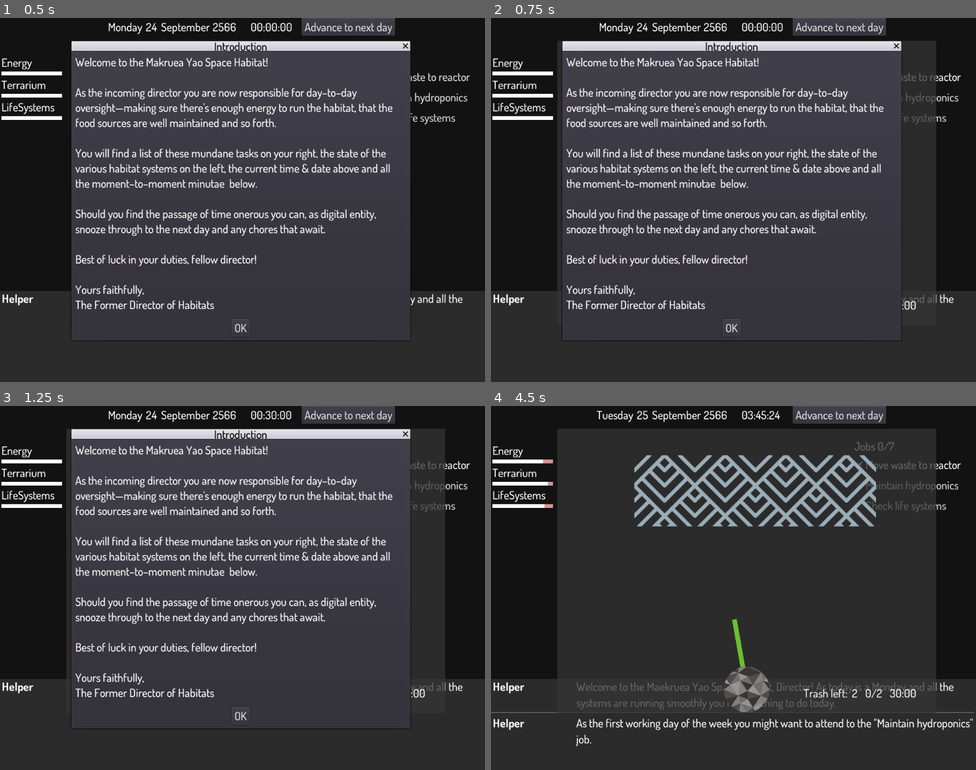
Above: before the commit, frames 1-4 (two rows, left to right).
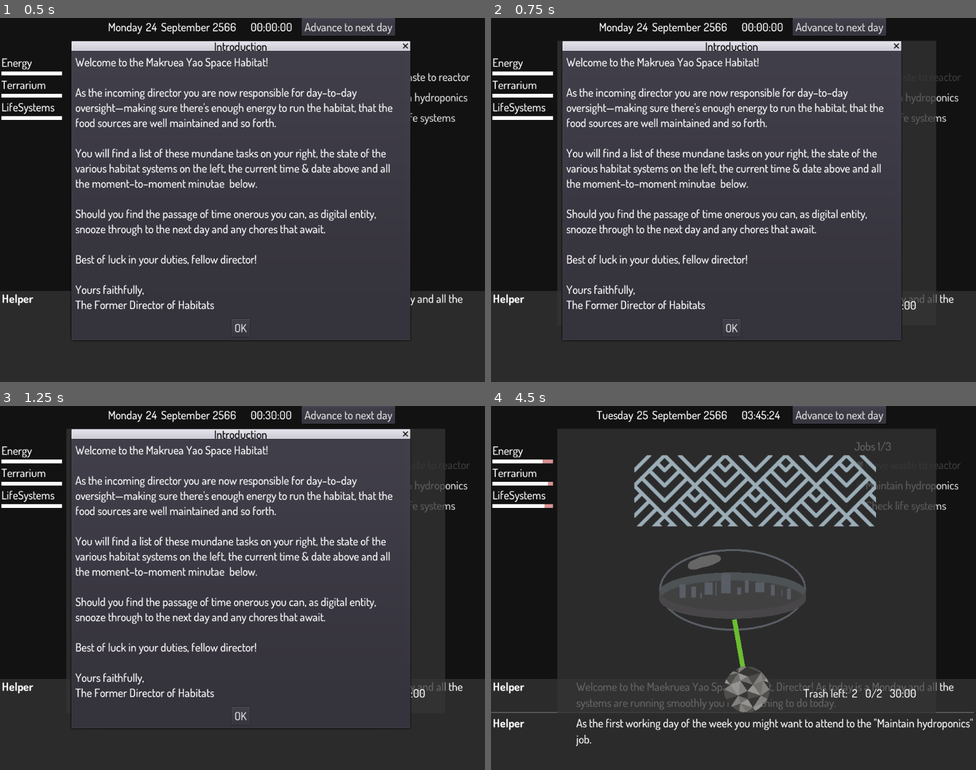
Above: after the commit, the same moments.

Repository: broquaint/eggjam20
Game: Godot game, scene res://Root.tscn
The game is run twice, just before and just after one commit, with the same random seed, the same clock (stepped at 60 frames per second) and the same inputs.
Inputs:
- Up to frame 1 (0.5 s): no input
- Up to frame 2 (0.75 s): click "Move waste to reactor" at 0.5 s
- Up to frame 3 (1.25 s): no input
- Up to frame 4 (4.5 s): click "Maintain hydroponics" at 1.25 s; click "Check life systems" at 2 s; click "Advance to next day" at 2.75 s; click "Advance to next day" at 3.5 s; click "OK" at 4.25 s

Frame 1 is identical in both runs. In frame 2, less than 0.1% of the frame differs, in the area x 84-97%, y 15-18%; in frame 3, less than 0.1%; in frame 4, 2.4%, in the area x 10-97%, y 9-62%.

Commit message:
Add job cooldown
And have that reflect in the jobs status.

Diff:
--- a/Root.tscn
+++ b/Root.tscn
@@ -8,16 +8,13 @@
 [ext_resource path="res://scenes/MeasureStatus.tscn" type="PackedScene" id=6]
 [ext_resource path="res://scenes/MessageEntry.tscn" type="PackedScene" id=7]
 [ext_resource path="res://scripts/MessageManager.gd" type="Script" id=8]
+[ext_resource path="res://scripts/JobsStatus.gd" type="Script" id=9]
 
 [sub_resource type="StyleBoxFlat" id=1]
 bg_color = Color( 0.317647, 0.317647, 0.317647, 0.392157 )
 
 [node name="Root" type="Node2D"]
 script = ExtResource( 3 )
-
-[node name="Sprite" type="Sprite" parent="."]
-position = Vector2( 505, 361 )
-texture = ExtResource( 2 )
 
 [node name="UI" type="Control" parent="."]
 margin_right = 1024.0
@@ -119,11 +116,12 @@
 margin_top = 69.0
 margin_right = 1023.0
 margin_bottom = 581.0
+script = ExtResource( 9 )
 
 [node name="Status" type="Label" parent="UI/JobList"]
 margin_right = 256.0
 margin_bottom = 31.0
-text = "Jobs 0/7"
+text = "Jobs 0/3"
 
 [node name="Jobs" type="VBoxContainer" parent="UI/JobList"]
 margin_top = 35.0
@@ -231,4 +229,8 @@
 Yours faithfully,
 The Former Director of Habitats"
 
+[node name="Sprite" type="Sprite" parent="."]
+position = Vector2( 505, 361 )
+texture = ExtResource( 2 )
+
 [node name="PassageOfTime" type="Timer" parent="."]
--- a/scripts/Game.gd
+++ b/scripts/Game.gd
@@ -27,11 +27,15 @@
 
 	for stub in $UI/JobList/Jobs.get_children():
 		$UI/JobList/Jobs.remove_child(stub)
+
 	for job in Habitat.jobs:
 		var jb = JobButton.new()
 		jb.job = job
 		jb.text = job.description
 		jb.connect('job_started', Habitat, 'job_begun')
+		jb.connect('job_started', $UI/JobList, 'job_start')
+		jb.connect('job_ready',   $UI/JobList, 'job_end')
+		connect('clock_tick', jb, 'cooldown_tick')
 		$UI/JobList/Jobs.add_child(jb)
 
 	if not Habitat.settings.seen_intro:
@@ -56,7 +60,7 @@
 	clock_time += clock_step
 	if clock_time >= (60*60*24):
 		roll_over_clock()
-	emit_signal("clock_tick", clock_time, 1)
+	emit_signal("clock_tick", clock_time, clock_step)
 	$PassageOfTime.start()
 
 func advance_day():
@@ -88,6 +92,7 @@
 	yield(fade, 'finished')
 
 	emit_signal("job_finished", res)
+
 	clock_step = 1
 
 var day_help_messages = [
--- a/scripts/Habitat.gd
+++ b/scripts/Habitat.gd
@@ -88,7 +88,8 @@
 	critters    = clamp(critters    + 1, 1, 18)
 
 func job_begun(job):
-	job.change_effect.call_func()
+	yield(job.change_effect.call_func(), "completed")
+
 	emit_signal("measures_updated")
 
 func _job_feed_reactor():
--- a/scripts/JobButton.gd
+++ b/scripts/JobButton.gd
@@ -3,12 +3,26 @@
 extends CheckBox
 
 signal job_started(job)
+signal job_ready(job)
 
 var job : Habitat.Job
+var cooldown_left = 0
 
 func _ready():
 	connect('pressed', self, 'job_started')
 
 func job_started():
 	release_focus()
+	self.disabled = true
+	# Maybe want this to happen after the game finishes?
+	cooldown_left = job.cooldown
 	emit_signal('job_started', job)
+
+func cooldown_tick(_time, step):
+	if cooldown_left > 0:
+		cooldown_left -= step
+		if cooldown_left <= 0:
+			cooldown_left = 0
+			self.disabled = false
+			self.pressed = false
+			emit_signal('job_ready', job)
--- /dev/null
+++ b/scripts/JobsStatus.gd
@@ -0,0 +1,17 @@
+extends VBoxContainer
+
+func _ready() -> void:
+	$Status.text = 'Jobs 0/%d' % $Jobs.get_child_count()
+
+func job_start(_job):
+	update_status()
+
+func job_end(_res):
+	update_status()
+
+func update_status():
+	var count = 0
+	for jb in $Jobs.get_children():
+		if jb.pressed:
+			count += 1
+	$Status.text = 'Jobs %d/%d' % [count, $Jobs.get_child_count()]
--- a/scripts/MaintainHydroponics.gd
+++ b/scripts/MaintainHydroponics.gd
@@ -29,15 +29,22 @@
 
 	$PlayTime.connect('timeout', self, 'end_game')
 
+	# Workaround for when launching this scene in isolation.
+	if has_node('/root/MaintainHydroponics'):
+		setup({butterflies=20})
+
 func setup(arguments):
 	butterfly_total = arguments.butterflies
 	for i in range(1, butterfly_total+1):
 		var x = (1 + (i % 4)) * 150
 		var y = (1 + floor(i / 4)) * 150
+		# Hack to handle lots of butterflies.
+		if y >= 600:
+			y = (1 + floor((i % 4) / 4)) * 200
 		add_butterfly(Vector2(randi() % 100 + x, randi() % 100 + y))
 
 func add_butterfly(offset):
-#	print("butterfly at ", offset.x, 'x', offset.y)
+	print("butterfly at ", offset.x, 'x', offset.y)
 	var bf = butterfly_scene.instance()
 	bf.get_node("EscapeWindow").connect("timeout", self, "caught_butterfly", [bf])
 	bf.position = Vector2(offset.x , offset.y)
Not shown: 1 places in Root.tscn that only renumber resources
